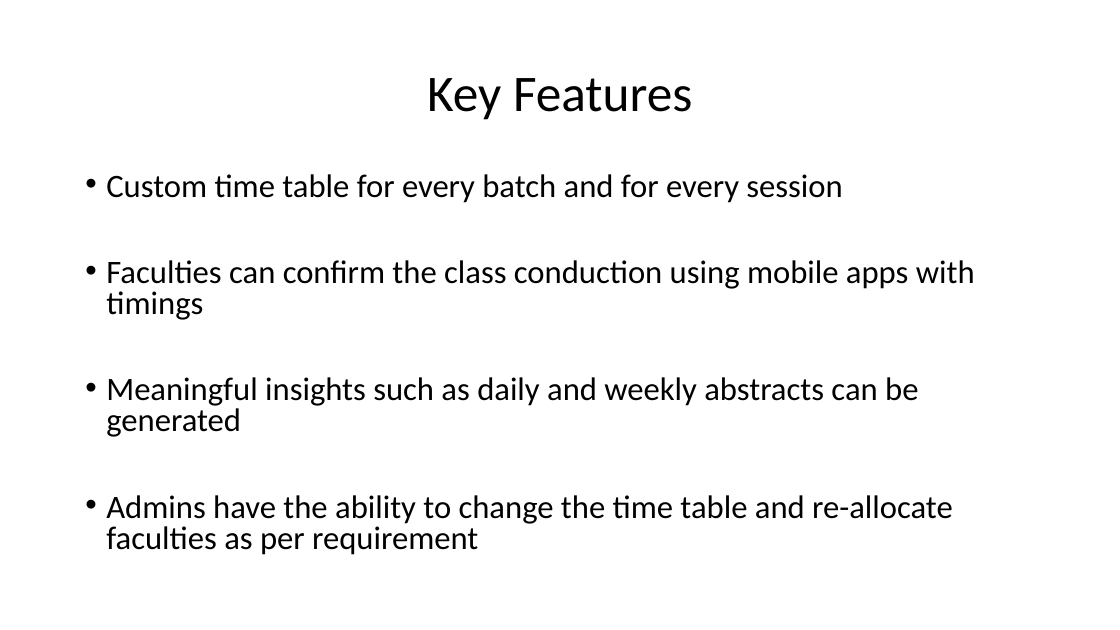
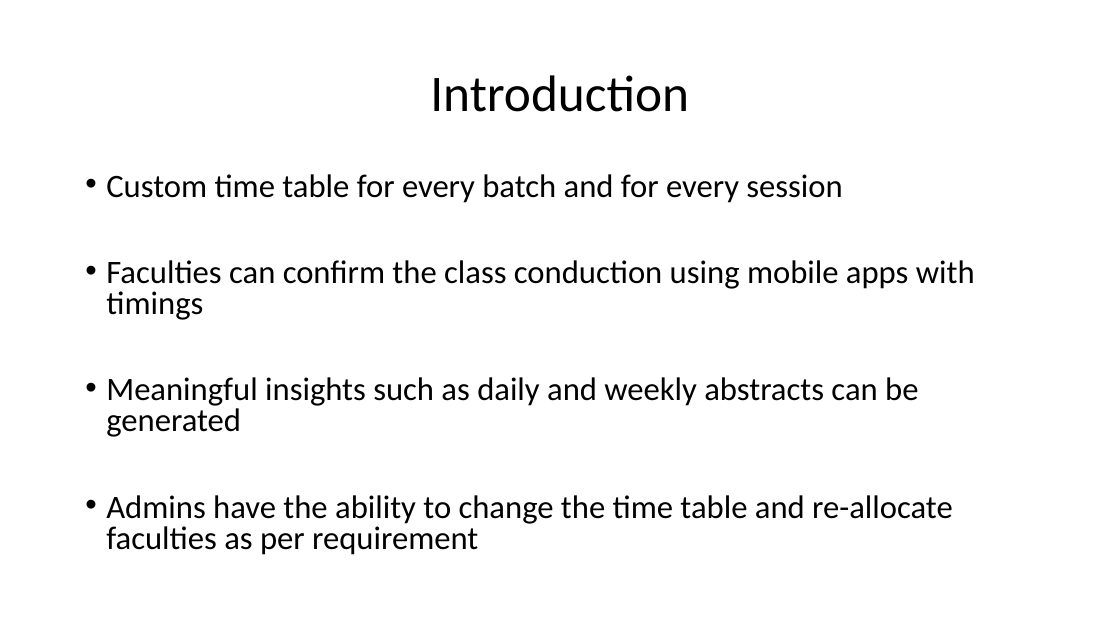
Before and after one commit to pesumca/vibhaag, a slide deck: slide 4 of docs/second_presentation/Vibhaag - Second Presentation.pptx (slide 3 before the commit). Drawn at 1120x630 pixels with LibreOffice and Linux fonts; fonts in the diff are those of the drawing. Boxes give left, top, right and bottom in pixels: in the first picture for what was removed or moved away, otherwise in the second. Text is boxed around its words. In the diff, an @@ line names an element or a change of style, - is before the commit and + after.

```diff
--- a/docs/second_presentation/Vibhaag - Second Presentation.pptx
+++ b/docs/second_presentation/Vibhaag - Second Presentation.pptx
@@ title at <box>430,75,689,112</box>: text changed @@
-Key Features
+Introduction
```
Also in this commit, not shown: 2 other slides changed, 4 slides added, 1 slide removed, 6 other files.
